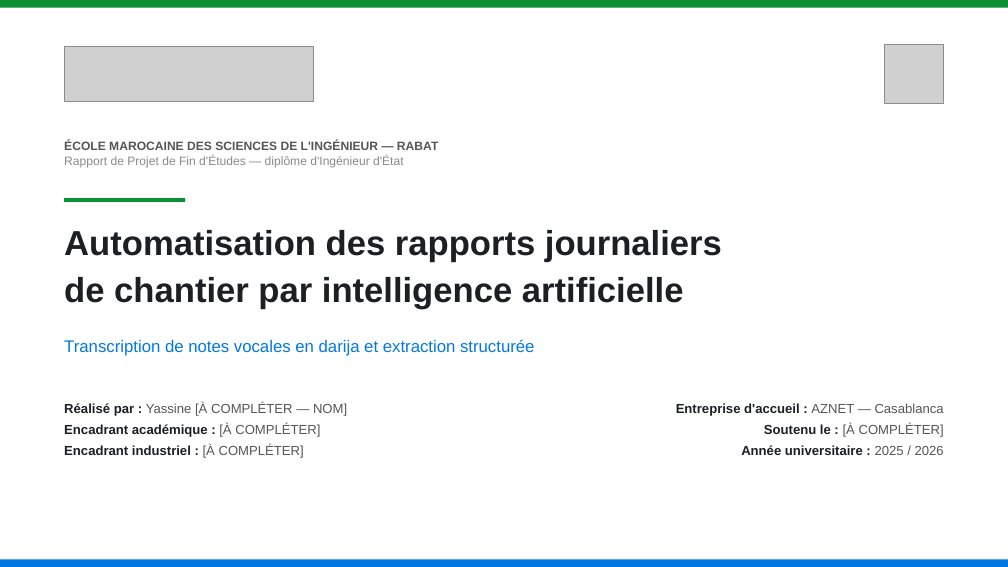
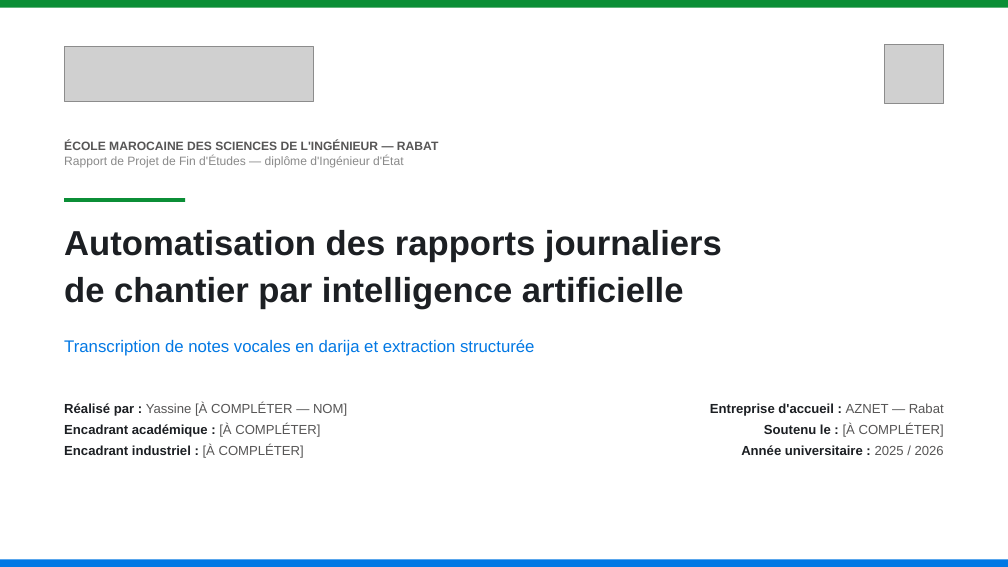
Before and after one commit to yassine808/PFE-aznet, a slide deck: slide 1 of Pres+report/Soutenance-PFE.pptx. Drawn at 1008x567 pixels with LibreOffice and Linux fonts; fonts in the diff are those of the drawing; grey boxes stand for pictures. Boxes give left, top, right and bottom in pixels: in the first picture for what was removed or moved away, otherwise in the second. Text is boxed around its words. In the diff, an @@ line names an element or a change of style, - is before the commit and + after.

```diff
--- a/Pres+report/Soutenance-PFE.pptx
+++ b/Pres+report/Soutenance-PFE.pptx
@@ text at (x1=710, y1=403, x2=944, y2=416): text changed @@
-Entreprise d'accueil : AZNET — Casablanca
+Entreprise d'accueil : AZNET — Rabat
```
Also in this commit, not shown: 3 other files.
